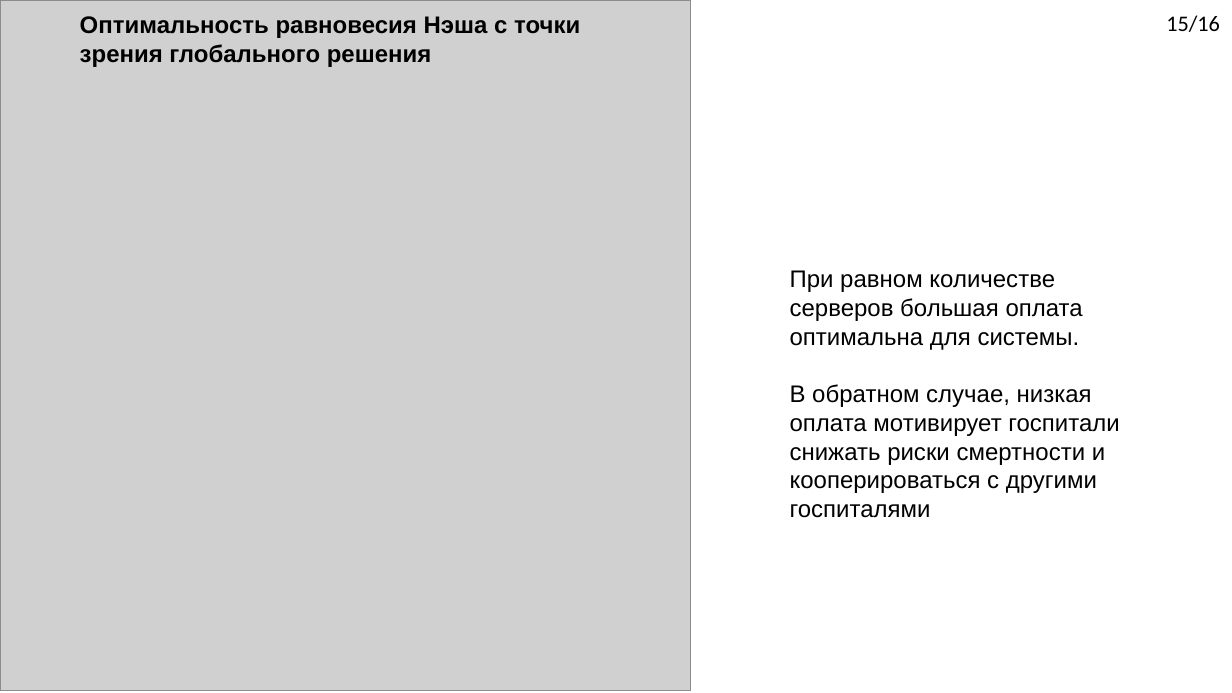
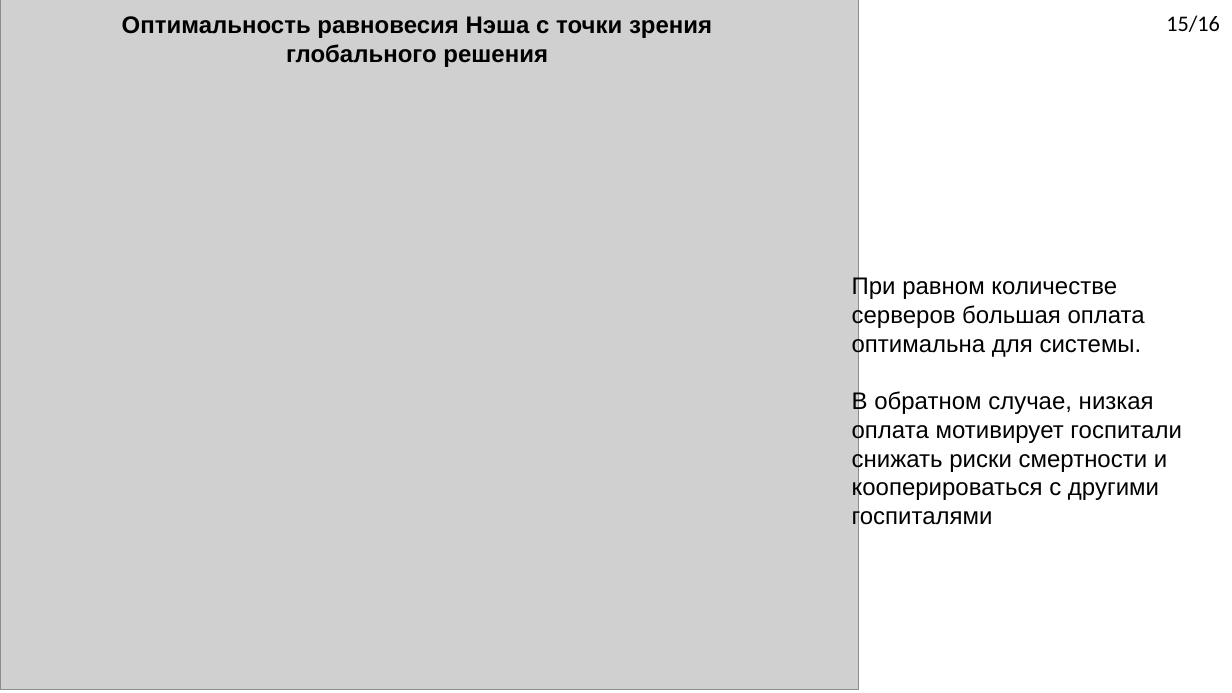
Before and after one commit to DimaStoyanov/Ambulance-Dispatching, a slide deck: slide 15 of Diplom_Presentation.pptx. Drawn at 1232x693 pixels with LibreOffice and Linux fonts; fonts in the diff are those of the drawing; grey boxes stand for pictures; background and template pictures are left out. Boxes give left, top, right and bottom in pixels: in the first picture for what was removed or moved away, otherwise in the second. Text is boxed around its words. In the diff, an @@ line names an element or a change of style, - is before the commit and + after.

```diff
--- a/Diplom_Presentation.pptx
+++ b/Diplom_Presentation.pptx
@@ picture: place and size @@
-picture at box(0, 0, 691, 691)
+picture at box(0, 0, 859, 690)
@@ text "Оптимальность равновесия Нэша с точки ..." at box(122, 16, 712, 67): alignment left to centre @@
@@ text "При равном количестве серверов большая ..." rewrapped from box(790, 270, 1119, 518) to box(852, 275, 1181, 530) @@
```
Also in this commit, not shown: 3 other slides changed, 1 other file.
